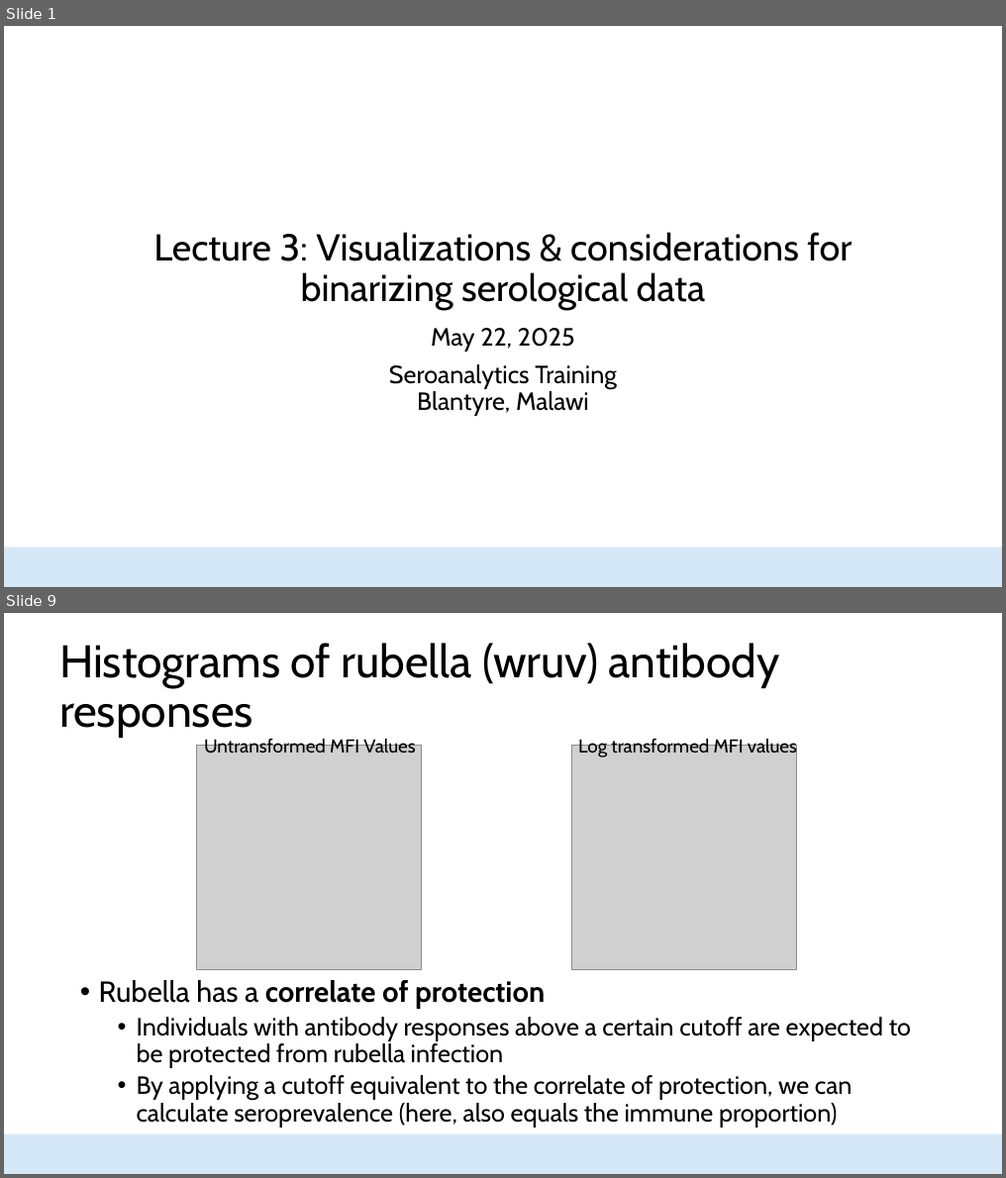
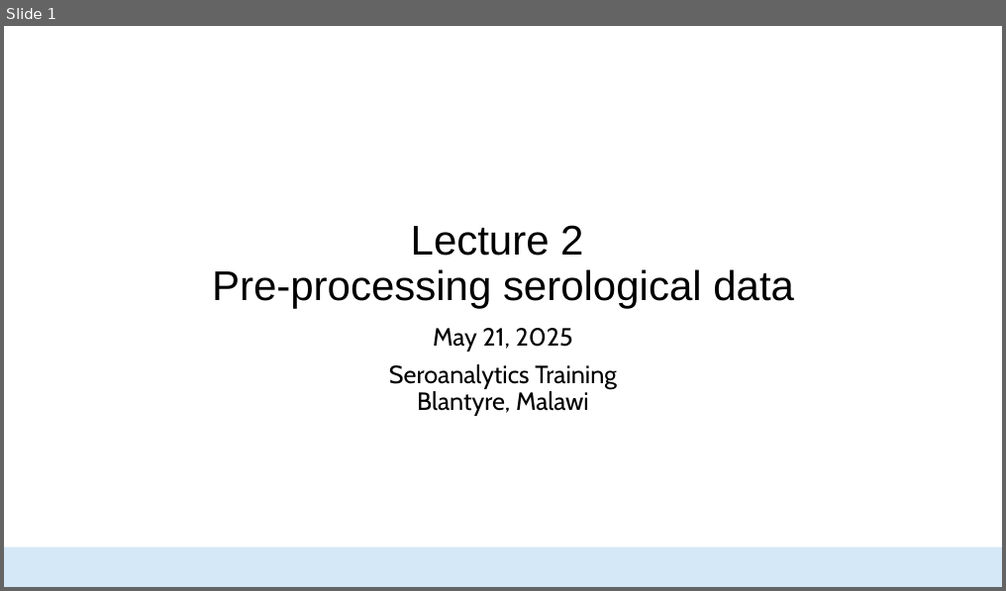
Before and after one commit to HopkinsIDD/seroanalytics_workshop, a slide deck: Lecture 3/Lecture 3.pptx. Shown one above the other, each under a label of ours: slides 1 and 9 before the commit, slide 1 after it; the slides between them are not shown. The pictures are 1006x1178 and 1006x591 pixels, drawn with LibreOffice and Linux fonts; fonts in the diff are those of the drawing; grey boxes stand for pictures; background and template pictures are left out. Boxes give left, top, right and bottom in pixels: in the first picture for what was removed or moved away, otherwise in the second. Text is boxed around its words. In the diff, an @@ line names an element or a change of style, - is before the commit and + after.

```diff
--- a/Lecture 3/Lecture 3.pptx
+++ b/Lecture 3/Lecture 3.pptx
@@ slide 9 removed at <box>4,613,1002,1174</box>, background #FFFFFF; not listed: 1 template element that a slide beside it also shows @@
@@ title removed at <box>59,643,780,737</box> @@
-Histograms of rubella (wruv) antibody responses
@@ picture removed at <box>197,745,423,970</box> @@
@@ text removed at <box>204,737,797,758</box> @@
-Untransformed MFI Values Log transformed MFI values
@@ picture removed at <box>571,745,797,970</box> @@
@@ text removed at <box>99,980,911,1128</box> @@
-• Rubella has a correlate of protection
-  • Individuals with antibody responses above a certain cutoff are expected to be protected from rubella infection
-  • By applying a cutoff equivalent to the correlate of protection, we can calculate seroprevalence (here, also equals the immune proportion)
@@ slide 1 changed as well @@
@@ title at <box>212,225,794,308</box>: text changed; size 36 to 40 pt; font Cabin to Arial @@
-Lecture 3: Visualizations & considerations for binarizing serological data
+Lecture 2
+Pre-processing serological data
@@ subtitle at <box>433,328,573,352</box>: text changed @@
-May 22, 2025
+May 21, 2025
```
Also in this commit, not shown: 27 slides added, 28 other slides removed, 16 other files.
